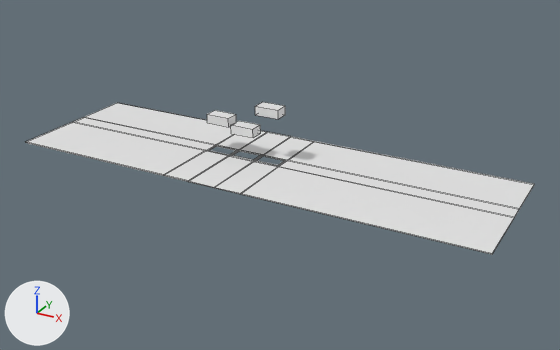
An edit to the Blender file Assets/Meshes/window.blend, drawn before and after from the same camera.
Rendered twice from a 50 mm camera at (418.0, -684.0, 328.0) aimed at (49.0, -14.0, -7.0). The axes (+X, +Y, +Z) are drawn at lower left. The lights are the same throughout. Mesh edges are drawn as thin lines.
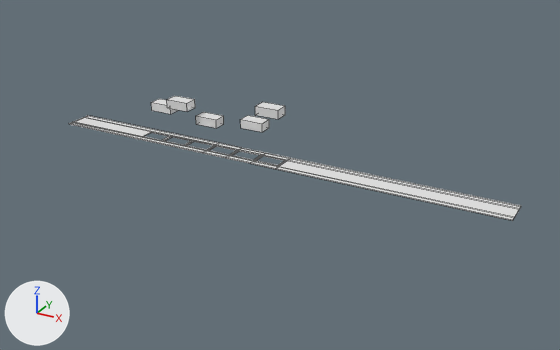
Commit message: Window now moves a bit.

Where the newer file only moved an object's origin or applied its transform, the numbers keep the older frame.

Where the change shows, as pixel boxes [x1, y1, x2, y2] in the pictures (560 x 350 px):
```json
{"object": "Plane", "change": "reshaped", "before": [26, 103, 534, 254], "after": [69, 115, 521, 221], "on screen": "11% narrower, 30% shorter"}
{"object": "Cube.001", "change": "moved", "before": [231, 121, 261, 138], "after": [240, 115, 269, 132]}
{"object": "Cube.000", "change": "moved", "before": [207, 110, 236, 127], "after": [196, 112, 224, 128]}
{"object": "Cube.003", "change": "added", "after": [167, 96, 195, 111]}
{"object": "Cube.004", "change": "added", "after": [151, 99, 178, 114]}
```

Edits to the scene script, one JSON object a line:
```json
{"block": "me_plane_004", "where": "# used by ob_plane; location = (0.0, 0.0, 0.0)"}
{"op": "remove", "block": "me_plane_004", "code": "me_plane_004.from_pydata(...)  # 72 vertices, 64 faces; spans x -246.0..297.0, y -89.0..75.0, z 0.0..1.0"}
{"op": "add", "block": "me_plane_004", "code": "me_plane_004.from_pydata(...)  # 96 vertices, 82 faces; spans x -246.0..297.0, y -17.0..17.0, z 0.0..1.0"}
{"block": "me_plane_004", "change": "me_plane_004 part 1"}
{"block": "me_plane_004", "change": "2 faces are deleted"}
{"block": "me_plane_004", "change": "12 vertices in x -246.0..297.0, y -89.0, z 0.0..1.0 move by (0.0, 72.0, 0.0)"}
{"block": "me_plane_004", "change": "12 vertices in x -246.0..297.0, y 75.0, z 0.0..1.0 move by (0.0, -58.0, 0.0)"}
{"block": "me_plane_004", "change": "12 vertices are added at x -139.0..-77.0, y -8.0..8.0, z 0.0..1.0"}
{"block": "me_plane_004", "change": "12 new vertices lie (28.0, 0.0, 0.0) away from vertices in x -139.0..-77.0, y -8.0..8.0, z 0.0..1.0"}
{"block": "me_plane_004", "change": "20 new faces join them"}
{"op": "set", "path": "ob_cube_000.location", "old": "(-37.0, 0.0, 34.5)", "new": "(-68.0, 22.0, 20.7)"}
{"op": "set", "path": "ob_cube_001.location", "old": "(-6.0, 0.0, 27.6)", "new": "(-6.0, 20.0, 27.6)"}
{"op": "add", "block": "ob_cube_003", "code": ["ob_cube_003 = bpy.data.objects.new('Cube.003', me_cube_007.copy())  # the mesh of ob_cube_001", "ob_cube_003.location = (-99.0, 10.2, 39.2)"]}
{"op": "add", "block": "ob_cube_004", "code": ["ob_cube_004 = bpy.data.objects.new('Cube.004', me_cube_007.copy())  # the mesh of ob_cube_001", "ob_cube_004.location = (-130.0, 20.2, 27.8)"]}
```
